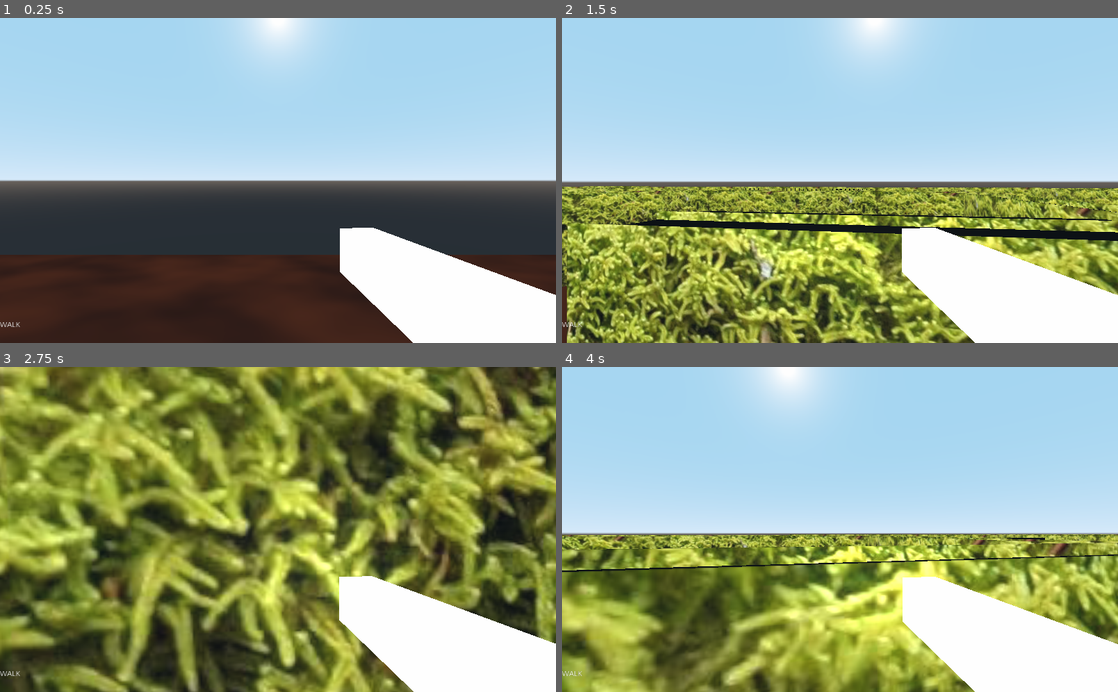
Above: before the commit, frames 1-4 (two rows, left to right).
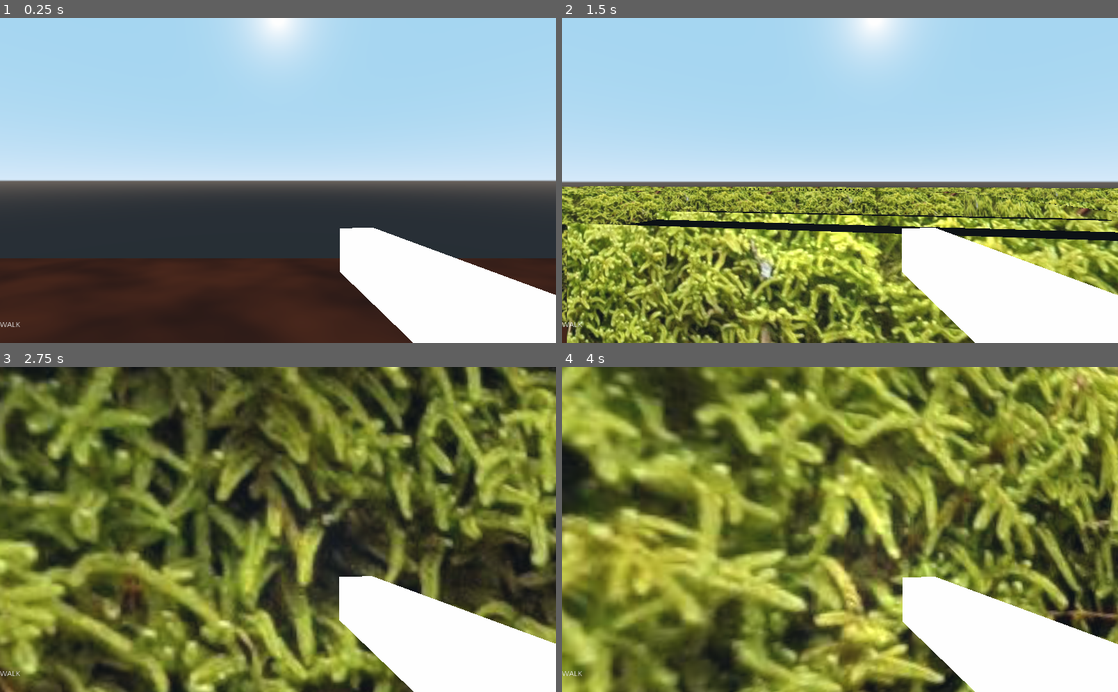
Above: after the commit, the same moments.

Repository: Terkwood/maze
Game: Godot game, scene res://HedgeMaze.tscn
Two runs of this game, one before a commit and one after it. Both use one fixed random seed, a clock stepped at 60 frames per second and the inputs below.
Inputs (mouse positions are in pixels of both pictures, inside the frame that each line leads up to):
- Up to frame 1 (0.25 s): no input
- Up to frame 2 (1.5 s): tap Enter (ui_accept) at 0.5, 0.77 s; move the mouse to (867, 180) at 0.52 s; hold W from 0.53 s (still down); move the mouse to (812, 180) at 1.27 s
- Up to frame 3 (2.75 s): keep holding W; tap Enter (ui_accept) at 1.52 s; move the mouse to (289, 523) at 2.02 s
- Up to frame 4 (4 s): keep holding W; move the mouse to (834, 536) at 2.77 s; tap Enter (ui_accept) at 3.02, 3.77 s; move the mouse to (878, 532) at 3.52 s

The runs differ from the first frame. In frame 1, 0.9% of the frame differs, in the area x 0-100%, y 72-74%; in frame 2, less than 0.1%; in frame 3, 73%; in frame 4, 84%, in the area x 0-100%, y 0-100%.

Commit message:
set floor y

Diff:
--- a/HedgeMaze.tscn
+++ b/HedgeMaze.tscn
@@ -39,6 +39,7 @@
 transform = Transform( 1, 0, 0, 0, 1, 0, 0, 0, 1, 100, 100, 100 )
 
 [node name="Floor" type="StaticBody" parent="."]
+transform = Transform( 1, 0, 0, 0, 1, 0, 0, 0, 1, 0, -5, 0 )
 
 [node name="MeshInstance" type="MeshInstance" parent="Floor"]
 mesh = SubResource( 8 )
